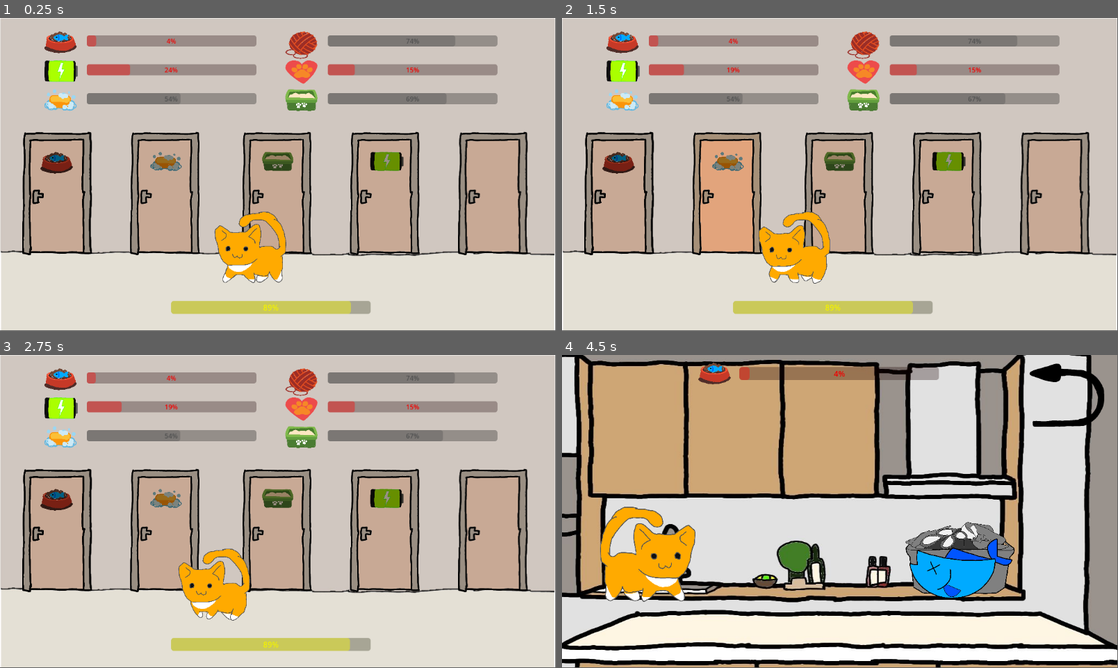
Above: before the commit, frames 1-4 (two rows, left to right).
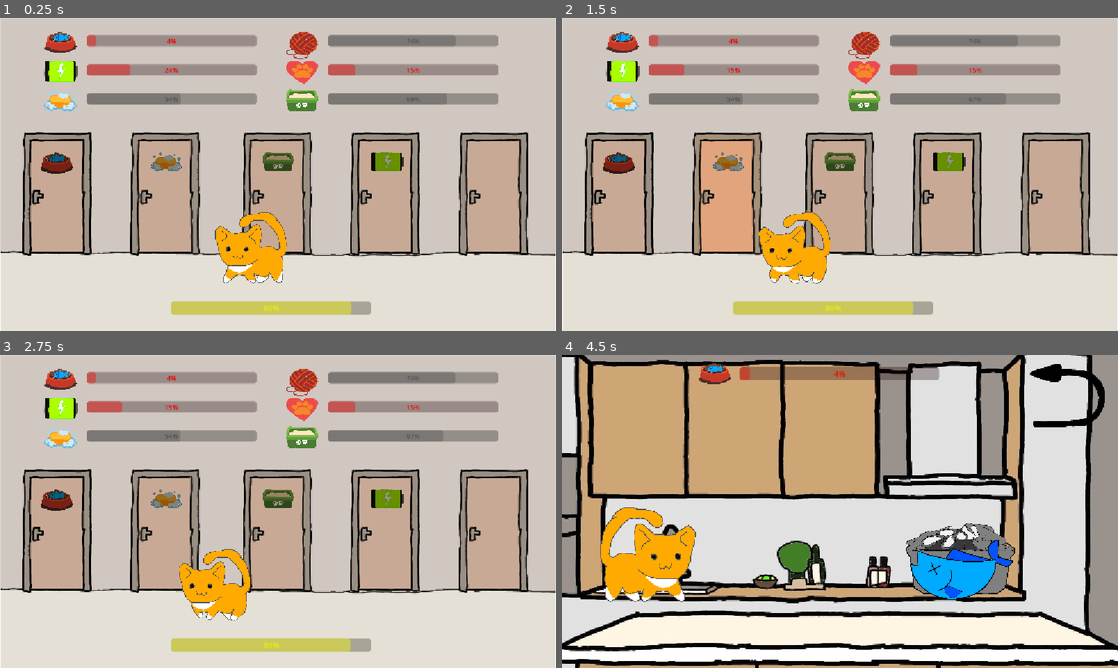
Above: after the commit, the same moments.

Repository: HipolitoThe3rd/Cat-Game
Game: Godot game, scene res://scenes/hub.tscn
The game is run twice, just before and just after one commit, with the same random seed, the same clock (stepped at 60 frames per second) and the same inputs.
Inputs (mouse positions are in pixels of both pictures, inside the frame that each line leads up to):
- Up to frame 1 (0.25 s): no input
- Up to frame 2 (1.5 s): tap Enter (ui_accept) at 0.5 s; drag from (812, 246) to (895, 105) at 0.52 s; drag from (728, 190) to (812, 237) at 1.27 s
- Up to frame 3 (2.75 s): move the mouse to (333, 442) at 2.02 s; hold Left (ui_left) from 2.03 s (still down); click (333, 442) at 2.1 s
- Up to frame 4 (4.5 s): release Left (ui_left) at 2.75 s; drag from (812, 574) to (673, 464) at 2.77 s; click (617, 530) at 3.5 s; click (962, 558) at 4.25 s
In our replay, the window is 799x449 before the commit and 800x450 after it. These sizes can differ from the game's own. Grey fills any space a smaller window leaves; there, only what the larger window draws over its background counts as a difference.

The runs differ from the first frame. In frame 1, 5.5% of the frame differs, in the area x 0-100%, y 0-100%; in frame 2, 5.5%; in frame 3, 5.4%; in frame 4, 8.1%.

Commit message:
Update project.godot

Diff:
--- a/project.godot
+++ b/project.godot
@@ -23,6 +23,13 @@
 
 gdscript/warnings/inference_on_variant=0
 
+[display]
+
+window/size/viewport_width=1152
+window/size/viewport_height=648
+window/stretch/mode="canvas_items"
+window/stretch/aspect="keep"
+
 [input]
 
 left_click={
